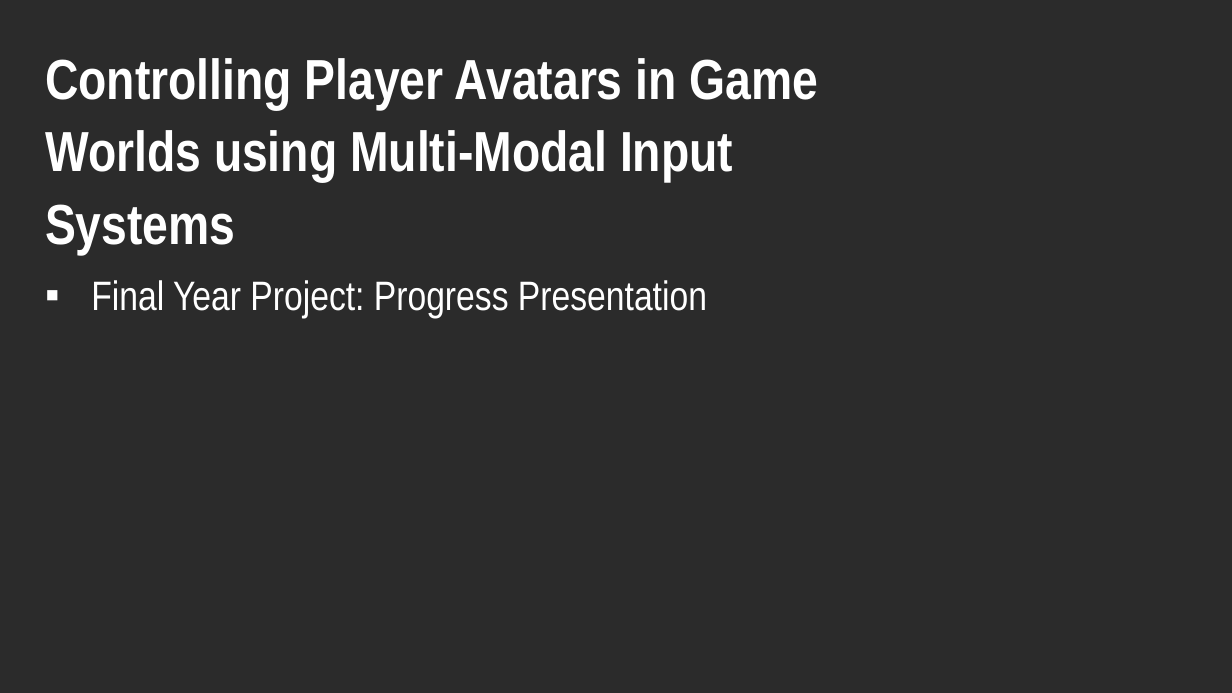
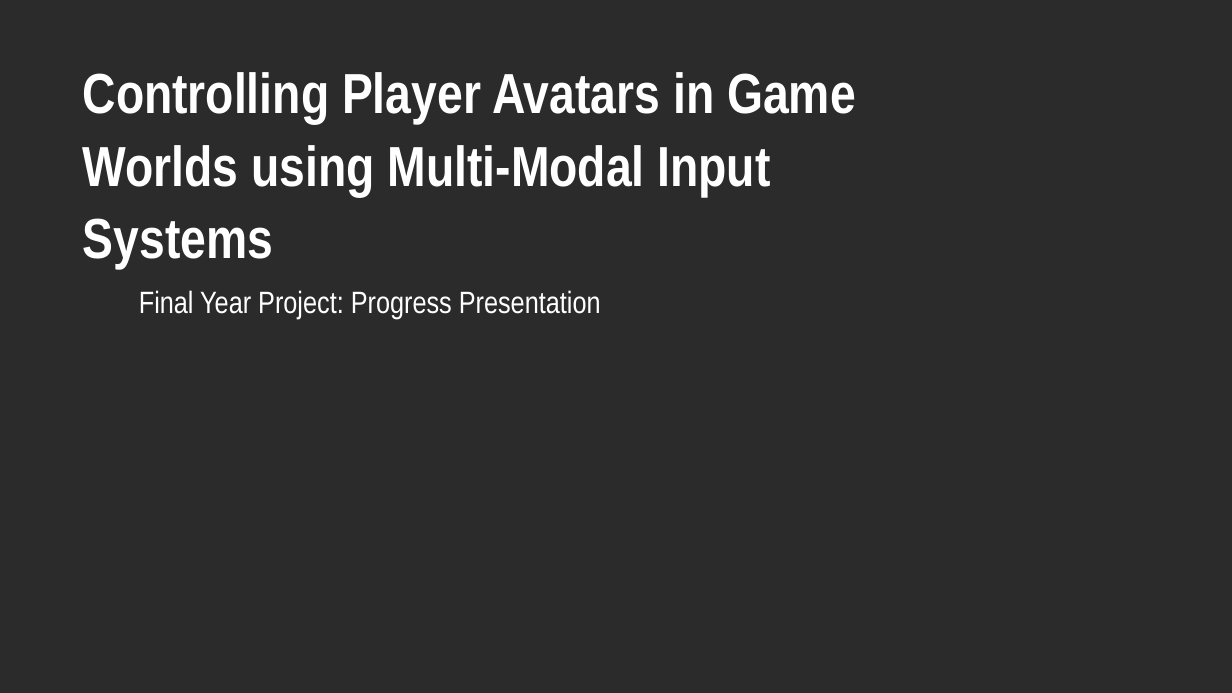
Before and after one commit to Keiishkii/Final-Year-Project, a slide deck: slide 1 of - Presentations/Final Year Project - Progress Presentation.pptx. Drawn at 1232x693 pixels with LibreOffice and Linux fonts; fonts in the diff are those of the drawing; background and template pictures are left out; a plain dark background stands for a picture behind light text. Boxes give left, top, right and bottom in pixels: in the first picture for what was removed or moved away, otherwise in the second. Text is boxed around its words. In the diff, an @@ line names an element or a change of style, - is before the commit and + after.

```diff
--- a/- Presentations/Final Year Project - Progress Presentation.pptx
+++ b/- Presentations/Final Year Project - Progress Presentation.pptx
@@ text "Controlling Player Avatars in Game ...": place and size @@
-text "Controlling Player Avatars in Game ..." at [45,58,819,317]
+text "Controlling Player Avatars in Game ..." at [83,72,856,319]
@@ text at [139,290,601,319]: size 32 to 24 pt in "Final Year Project: Progress Presentation"; bullet ▪ to none @@
```
Also in this commit, not shown: 2 other slides changed, 3 slides added, 3 slides removed, 9 other files.
